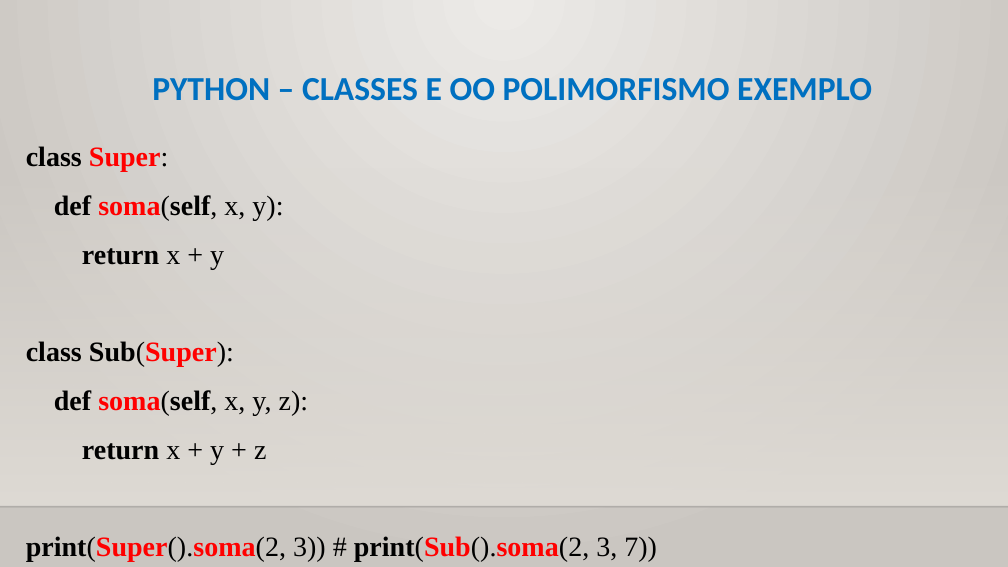
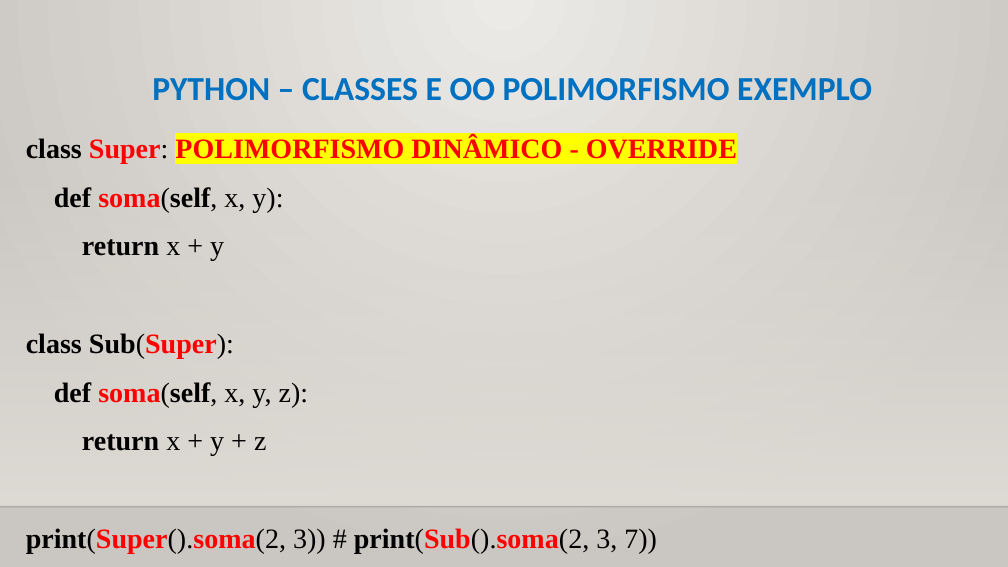
Before and after one commit to CloudEducationBrazil/WydenPythonParadigmas, a slide deck: slide 30 of 01 Classes/Aula 11 Programação Python - Classes - Orientação a Objetos.pptx (slide 27 before the commit). Drawn at 1008x567 pixels with LibreOffice and Linux fonts; fonts in the diff are those of the drawing; background and template pictures are left out. Boxes give left, top, right and bottom in pixels: in the first picture for what was removed or moved away, otherwise in the second. Text is boxed around its words. In the diff, an @@ line names an element or a change of style, - is before the commit and + after.

Commit message:
ajustesss Python Paradigma 02112023

```diff
--- a/01 Classes/Aula 11 Programação Python - Classes - Orientação a Objetos.pptx
+++ b/01 Classes/Aula 11 Programação Python - Classes - Orientação a Objetos.pptx
@@ text "class Super: POLIMORFISMO DINÂMICO - ...": place and size @@
-text "class Super: POLIMORFISMO DINÂMICO - ..." at [26,146,657,562]
+text "class Super: POLIMORFISMO DINÂMICO - ..." at [26,136,737,553]
@@ text at [26,136,737,163]: text changed; text colour #000000 to #FF0000 @@
-class Super:
+class Super: POLIMORFISMO DINÂMICO - OVERRIDE
```
Also in this commit, not shown: 6 other slides changed, 3 slides added.
